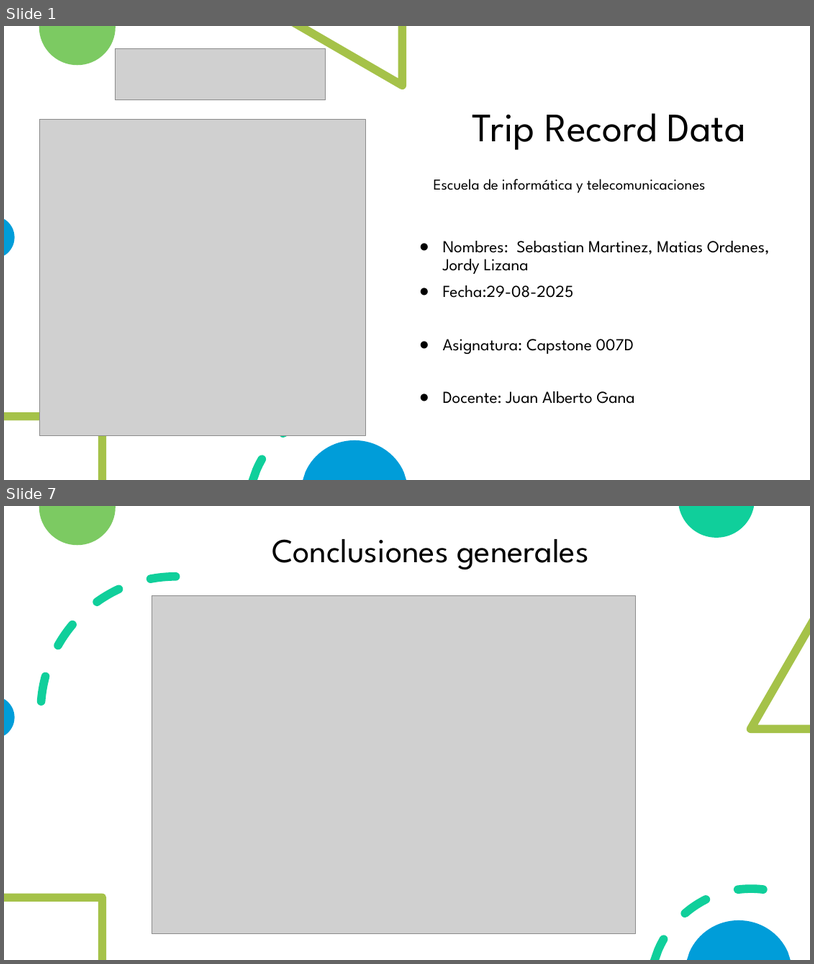
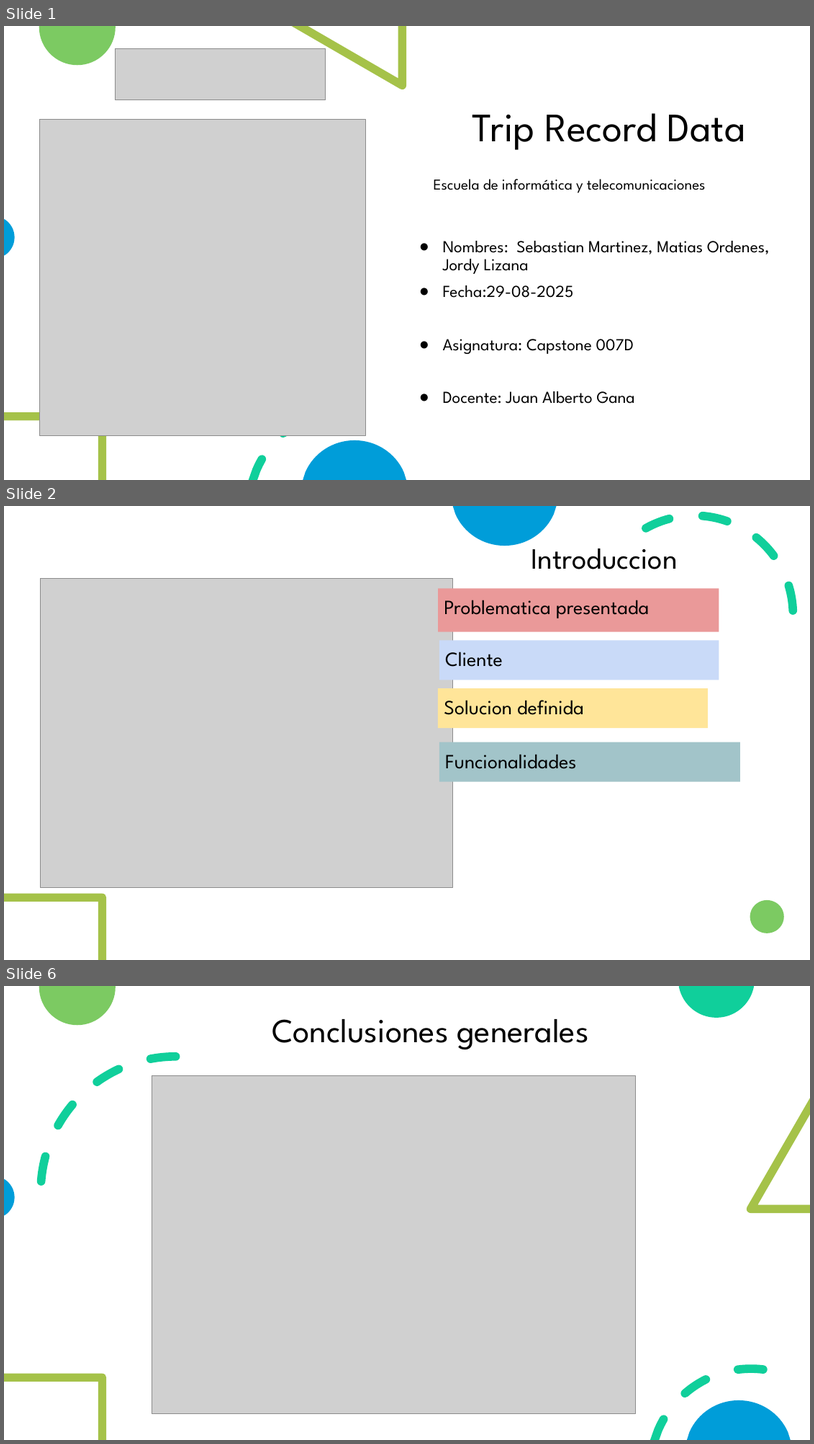
Before and after one commit to MatiaRs/Repleno, a slide deck: Fase 1/Evidencia Grupal/Presentacion_1.pptx. Shown one above the other, each under a label of ours: slides 1 and 7 before the commit, slides 1, 2 and 6 after it; the slides between them are not shown. The pictures are 814x964 and 814x1444 pixels, drawn with LibreOffice and Linux fonts; fonts in the diff are those of the drawing; grey boxes stand for pictures. Boxes give left, top, right and bottom in pixels: in the first picture for what was removed or moved away, otherwise in the second. Text is boxed around its words. In the diff, an @@ line names an element or a change of style, - is before the commit and + after.

```diff
--- a/Fase 1/Evidencia Grupal/Presentacion_1.pptx
+++ b/Fase 1/Evidencia Grupal/Presentacion_1.pptx
@@ slide 2 added at bbox=[4, 506, 810, 960], background #FFFFFF; not listed: 1 template element that a slide beside it also shows @@
@@ rectangle added at bbox=[6, 506, 810, 960], fill #FFFFFF @@
@@ freeform shape added at bbox=[453, 506, 557, 546], fill #009DD9 @@
@@ arc (boxed as its full ellipse) added at bbox=[597, 515, 794, 713], outline #10CF9B 10 pt dashed @@
@@ title added at bbox=[531, 548, 677, 569], 35 pt, text #000000 @@
+Introduccion
@@ picture added at bbox=[41, 578, 453, 888] @@
@@ rectangle added at bbox=[438, 588, 720, 632], fill #EA9999, 24 pt, text #000000 @@
+Problematica presentada
@@ rectangle added at bbox=[440, 641, 720, 680], fill #C9DAF8, 24 pt, text #000000 @@
+Cliente
@@ rectangle added at bbox=[438, 688, 708, 728], fill #FFE599, 24 pt, text #000000 @@
+Solucion definida
@@ rectangle added at bbox=[440, 742, 741, 782], fill #A2C4C9, 24 pt, text #000000 @@
+Funcionalidades
@@ freeform shape added at bbox=[4, 893, 106, 960], fill #A5C249 @@
@@ ellipse added at bbox=[751, 900, 784, 933], fill #7CCA62 @@
@@ what was slide 7 is now slide 6 @@
```
Also in this commit, not shown: 3 other slides added, 5 slides removed.
